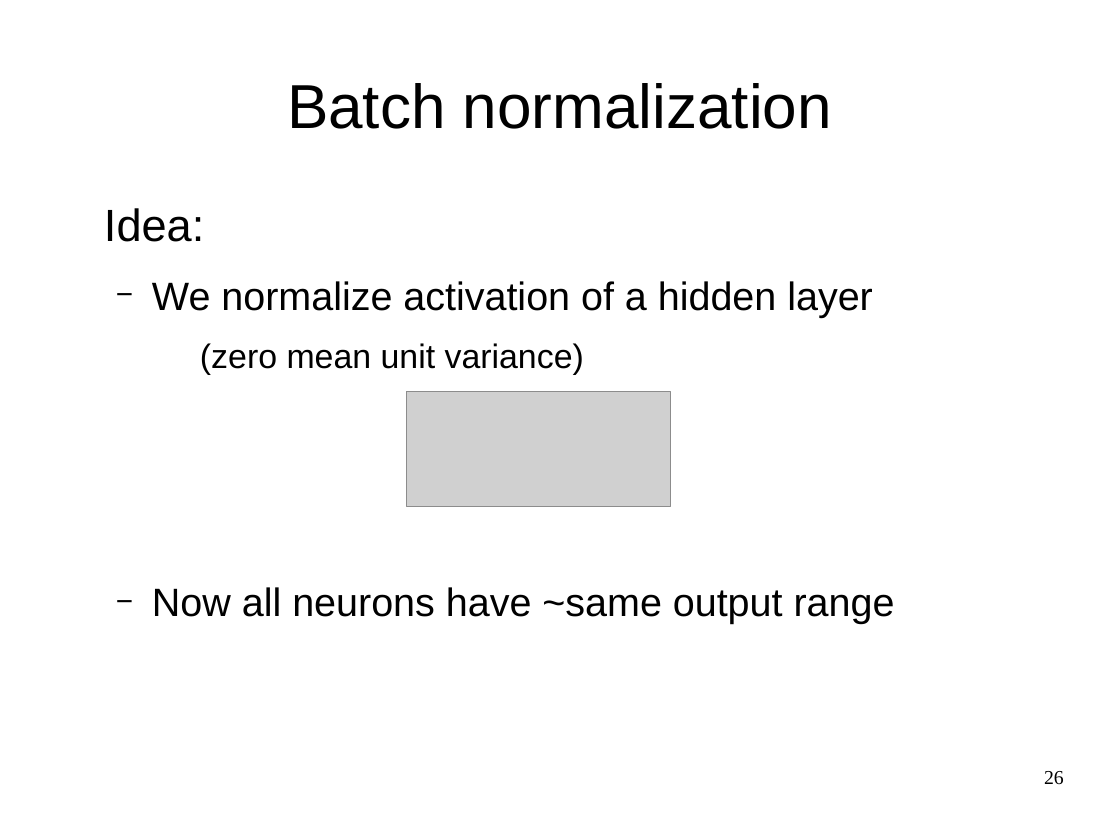
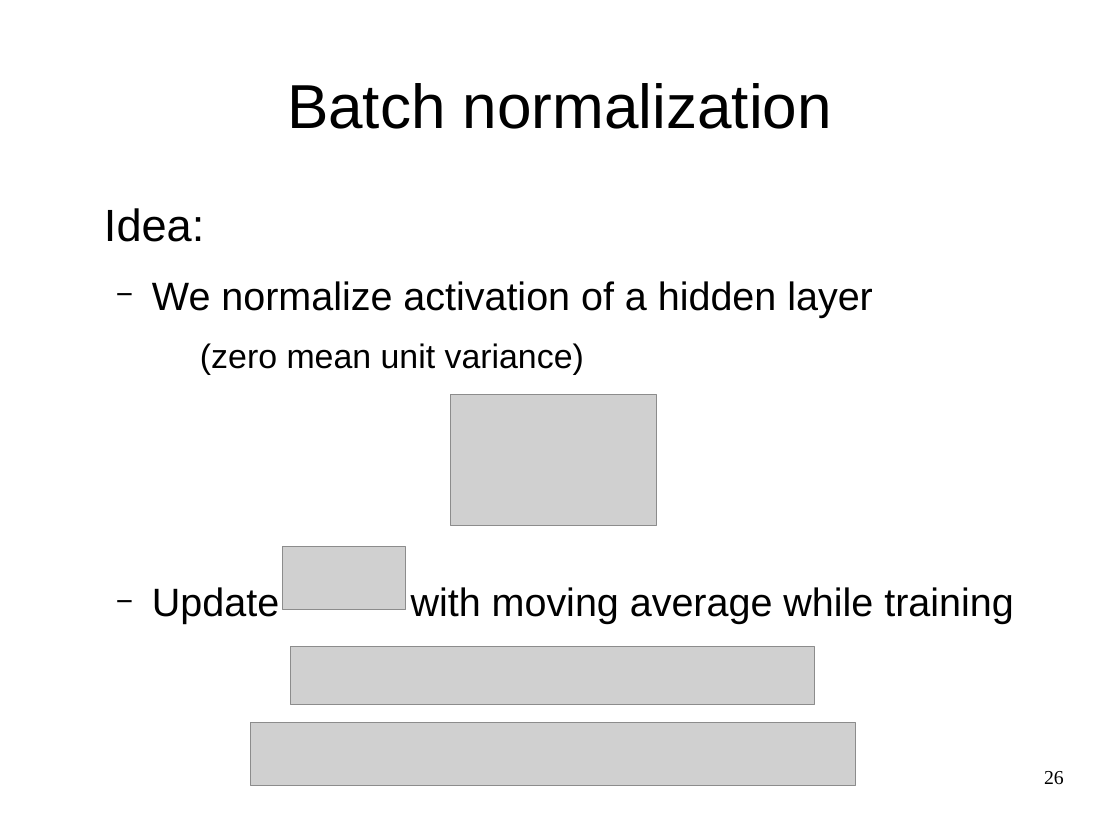
Before and after one commit to yandexdataschool/Practical_DL, a slide deck: slide 26 of week2/lecture2.odp. Drawn at 1120x840 pixels with LibreOffice and Linux fonts; fonts in the diff are those of the drawing; grey boxes stand for pictures. Boxes give left, top, right and bottom in pixels: in the first picture for what was removed or moved away, otherwise in the second. Text is boxed around its words. In the diff, an @@ line names an element or a change of style, - is before the commit and + after.

```diff
--- a/week2/lecture2.odp
+++ b/week2/lecture2.odp
@@ picture: place and size @@
-picture at (407,392,671,506)
+picture at (450,395,657,526)
@@ picture added at (283,547,406,610) @@
@@ text at (152,587,1013,624): text changed @@
-  − Now all neurons have ~same output range
+  − Update with moving average while training
@@ picture added at (291,647,815,704) @@
@@ picture added at (250,724,856,787) @@
```
Also in this commit, not shown: 19 other slides changed, 2 slides added, 1 slide removed, 8 other files.
